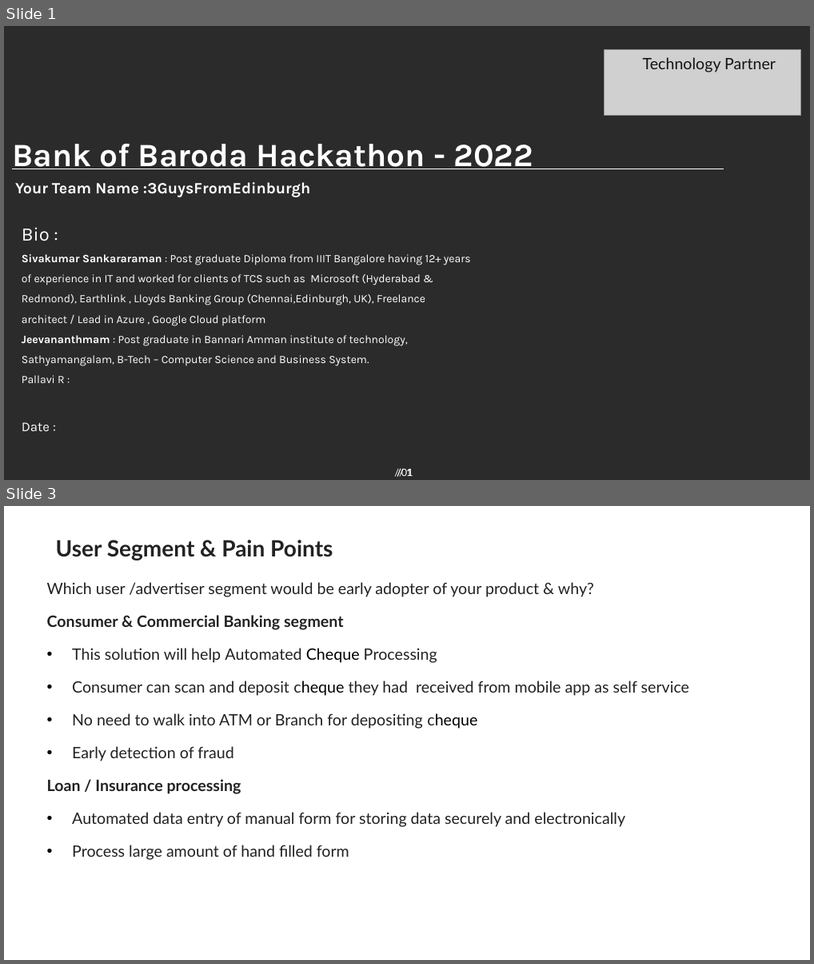
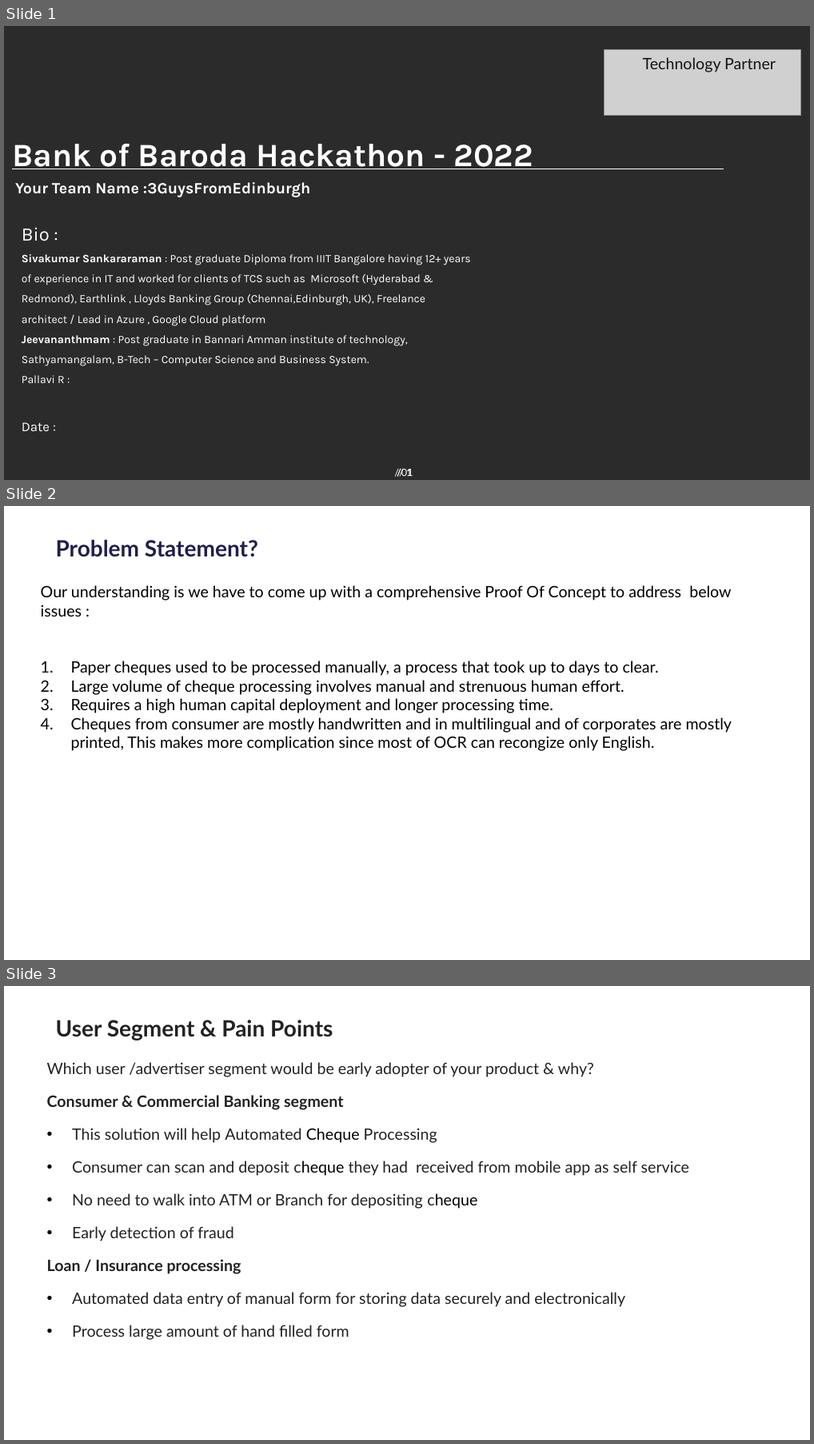
Before and after one commit to siva-tcs/TG-Auto-check, a slide deck: bob_automatedcheck_3GuysFromEdinburgh.pptx. Shown one above the other, each under a label of ours: slides 1 and 3 before the commit, slides 1, 2 and 3 after it; the slides between them are not shown. The pictures are 814x964 and 814x1444 pixels, drawn with LibreOffice and Linux fonts; fonts in the diff are those of the drawing; grey boxes stand for pictures; background and template pictures are left out; a plain dark background stands for a picture behind light text. Boxes give left, top, right and bottom in pixels: in the first picture for what was removed or moved away, otherwise in the second. Text is boxed around its words. In the diff, an @@ line names an element or a change of style, - is before the commit and + after.

Commit message:
updated with e product, problem statement and key differentor

```diff
--- a/bob_automatedcheck_3GuysFromEdinburgh.pptx
+++ b/bob_automatedcheck_3GuysFromEdinburgh.pptx
@@ slide 2 added at bbox=[4, 506, 810, 960], background #FFFFFF; not listed: 2 template elements that a slide beside it also shows @@
@@ title added at bbox=[56, 540, 258, 557], 20 pt, text #1F1F50, bold @@
+Problem Statement?
@@ text added at bbox=[41, 585, 733, 751], 14 pt, text #000000 @@
+Our understanding is we have to come up with a comprehensive Proof Of Concept to address below issues :
+1. Paper cheques used to be processed manually, a process that took up to days to clear.
+2. Large volume of cheque processing involves manual and strenuous human effort.
+3. Requires a high human capital deployment and longer processing time.
+4. Cheques from consumer are mostly handwritten and in multilingual and of corporates are mostly printed, This makes more complication since most of OCR can recongize only English.
```
Also in this commit, not shown: 1 slide changed, 1 slide removed.
